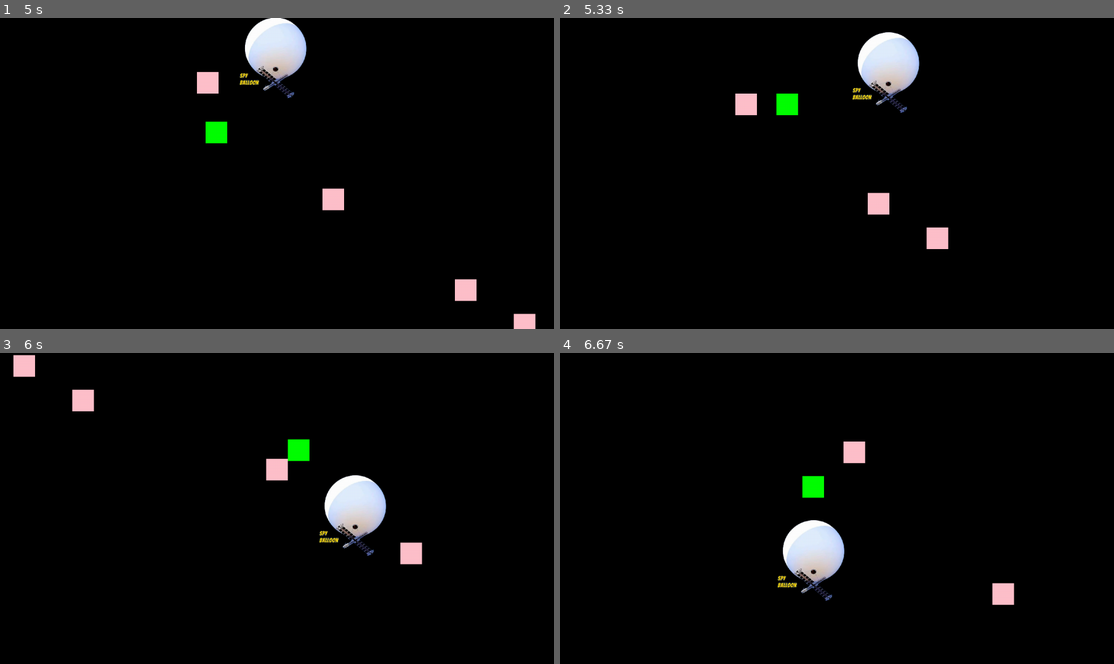
Above: before the commit, frames 1-4 (two rows, left to right).
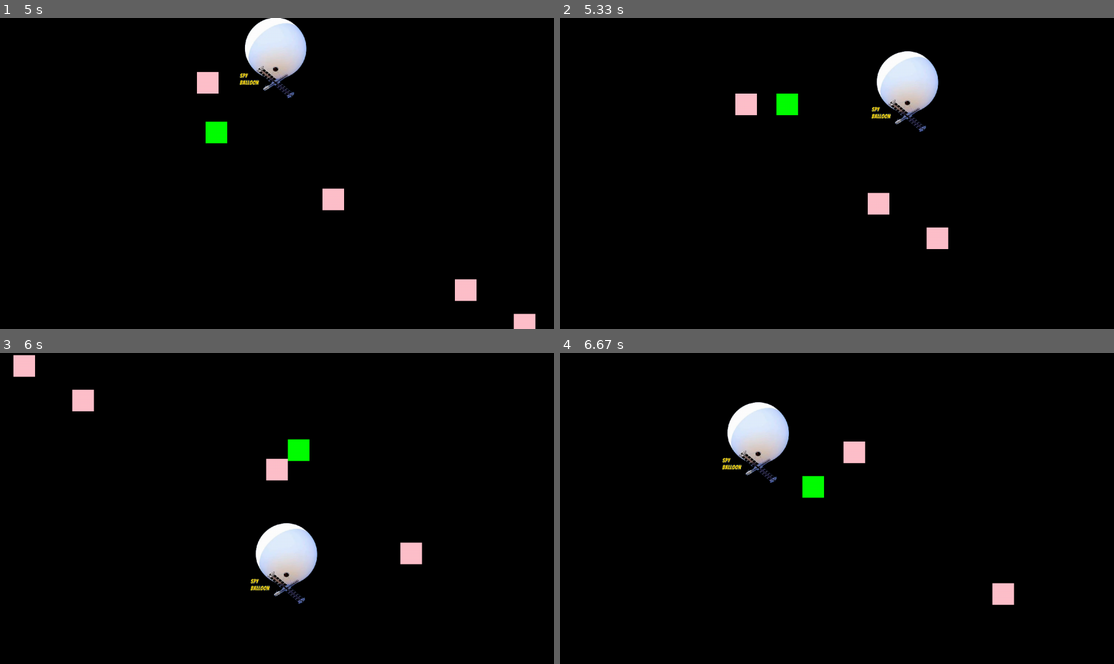
Above: after the commit, the same moments.

Repository: hsiang086/crc-static-exhibition
Game: pygame game, started from main/third_scene.py
Same seed, same stepped clock (60 frames per second), same inputs: the game is played once before the commit and once after it.
Inputs (mouse positions are in pixels of both pictures, inside the frame that each line leads up to):
- Up to frame 1 (5 s): click (277, 241) at 0.38 s; tap Space at 0.67, 1, 1.33, 3.07, 3.37, 3.57, 3.87, 4.13, 4.47, 4.77, 4.9 s; click (277, 241) at 2.22 s; hold Up 2.5-2.97 s; hold Right 3-3.47 s; hold Left 3.5-4.03 s; hold Down 4.07-4.37 s; hold Left 4.4-4.8 s; hold Up from 4.83 s (still down)
- Up to frame 2 (5.33 s): release Up at 5.2 s; hold Right from 5.23 s (still down); tap Space at 5.3 s
- Up to frame 3 (6 s): tap Space at 5.6, 5.97 s; release Right at 5.87 s; hold Down from 5.9 s (still down)
- Up to frame 4 (6.67 s): release Down at 6.27 s; hold Left from 6.3 s (still down); tap Space at 6.37 s

Frame 1 is identical in both runs. In frame 2, 2.8% of the frame differs, in the area x 52-69%, y 4-37%; in frame 3, 3.8%, in the area x 45-70%, y 39-81%; in frame 4, 3.8%.

Commit message:
Update third_scene.py

Diff:
--- a/main/third_scene.py
+++ b/main/third_scene.py
@@ -130,7 +130,7 @@
         self.count = 0
         # circle radius
         self.movecircle_bool = True
-        self.circle_speed = 2
+        self.circle_speed = 3
         self.r = 200
         self.rect.centerx = x_center
         self.rect.centery = HEIGHT / 8
